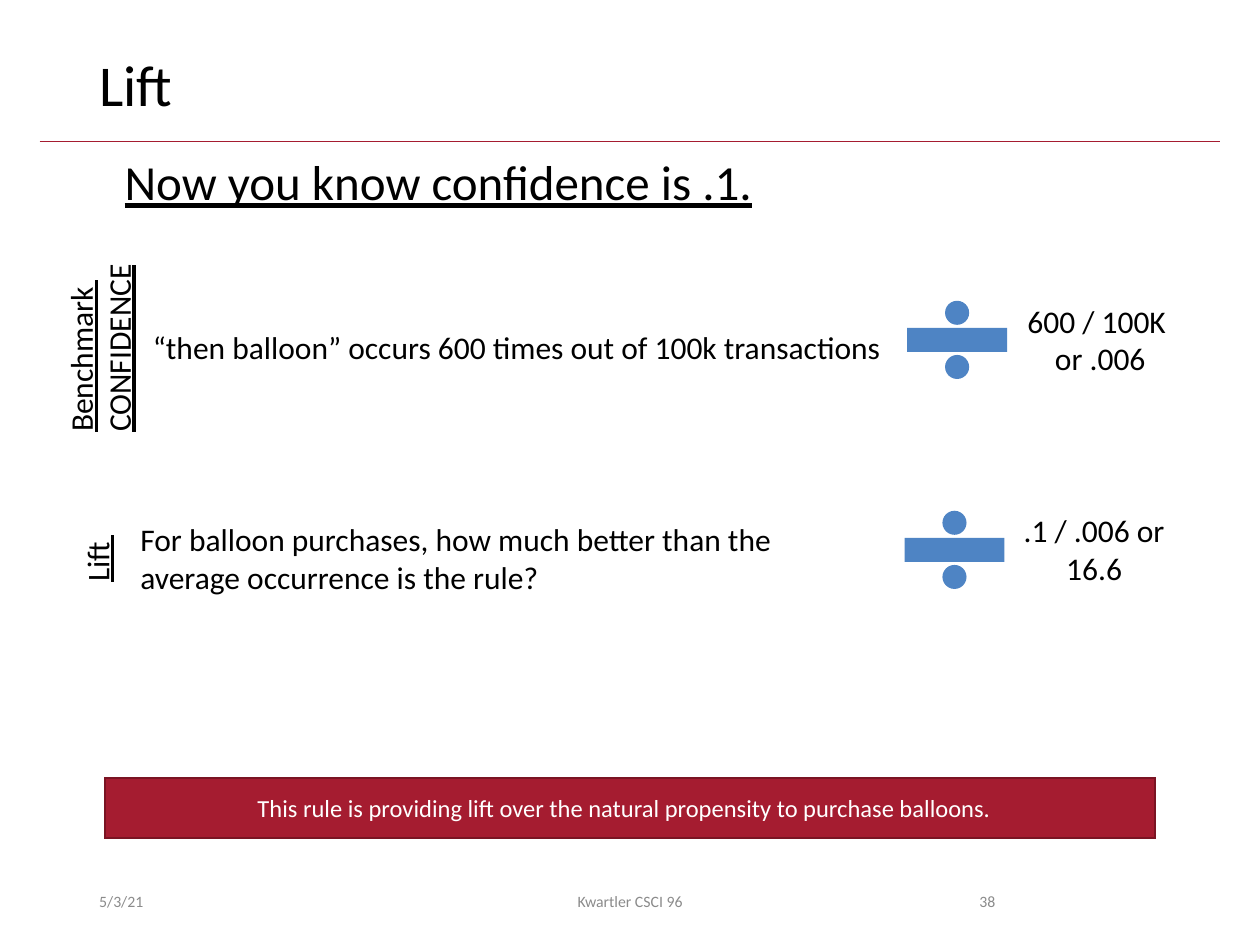
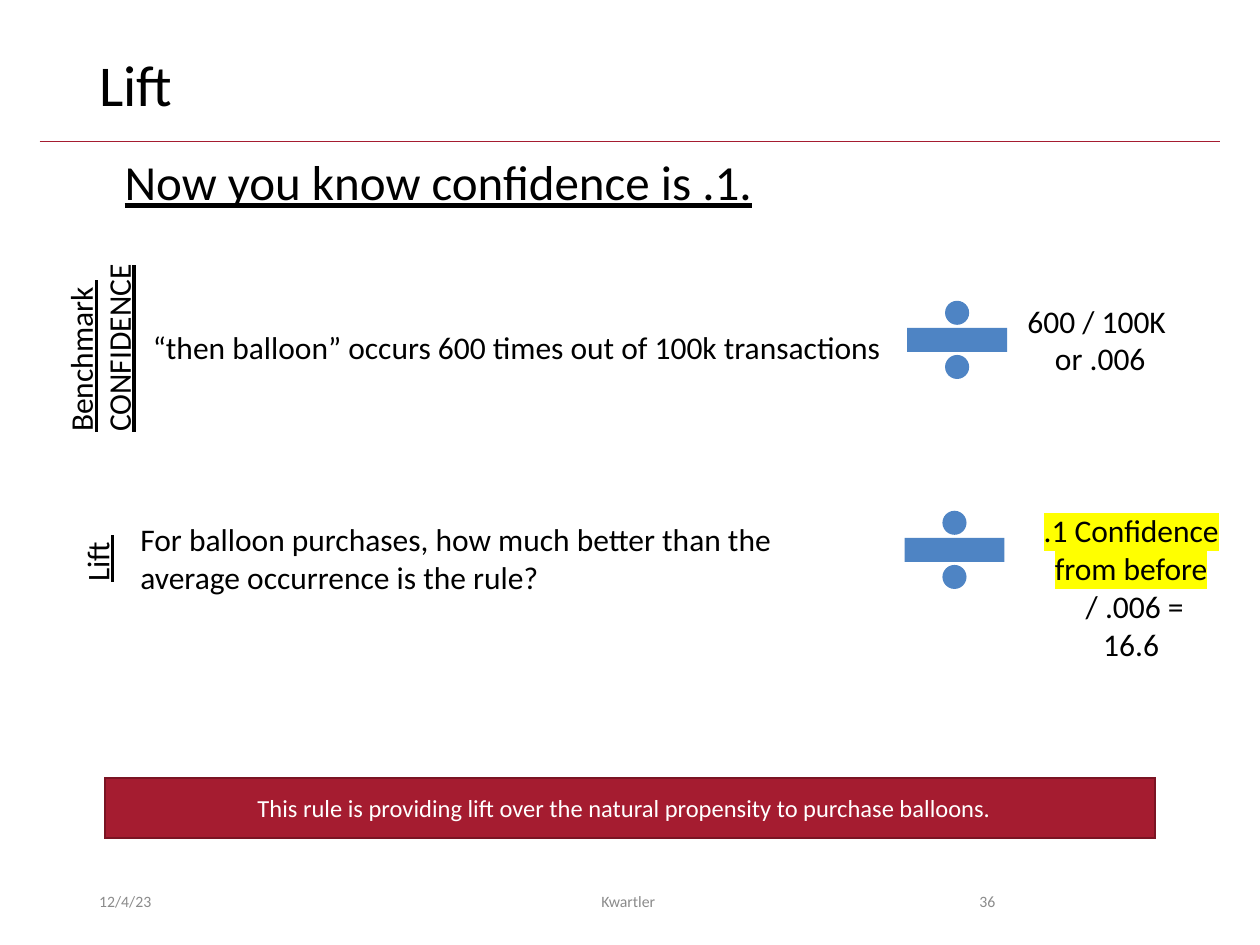
Before and after one commit to kwartler/Harvard_DataMining_Business_Student, a slide deck: slide 36 of Lessons/L_unsupervised/AssociationRules_CollaborativeFiltering.pptx (slide 38 before the commit). Drawn at 1260x945 pixels with LibreOffice and Linux fonts; fonts in the diff are those of the drawing; background and template pictures are left out. Boxes give left, top, right and bottom in pixels: in the first picture for what was removed or moved away, otherwise in the second. Text is boxed around its words. In the diff, an @@ line names an element or a change of style, - is before the commit and + after.

```diff
--- a/Lessons/L_unsupervised/AssociationRules_CollaborativeFiltering.pptx
+++ b/Lessons/L_unsupervised/AssociationRules_CollaborativeFiltering.pptx
@@ text ".1 Confidence from before" moved from (x1=1024, y1=520, x2=1165, y2=581) to (x1=1044, y1=520, x2=1219, y2=657) @@
@@ text at (x1=1044, y1=520, x2=1219, y2=619): text changed @@
-.1 / .006 or
+.1 Confidence from before
+/ .006 =
@@ text at (x1=99, y1=896, x2=151, y2=908): text changed @@
-5/3/21
+12/4/23
@@ text at (x1=601, y1=896, x2=655, y2=907): text changed @@
-Kwartler CSCI 96
+Kwartler
@@ page number at (x1=979, y1=896, x2=995, y2=907): text changed @@
-38
+36
```
Also in this commit, not shown: 41 other slides changed, 3 slides removed.
